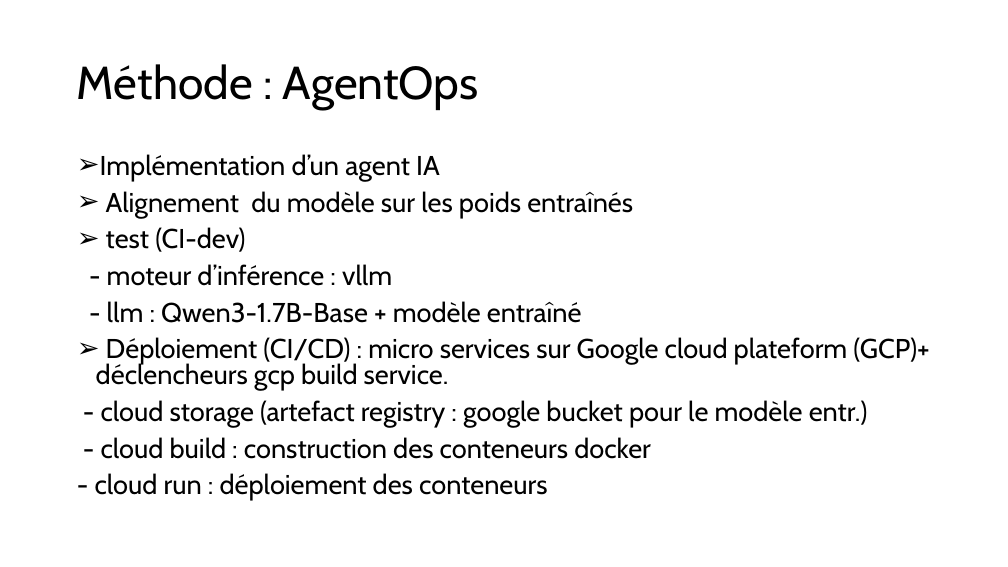
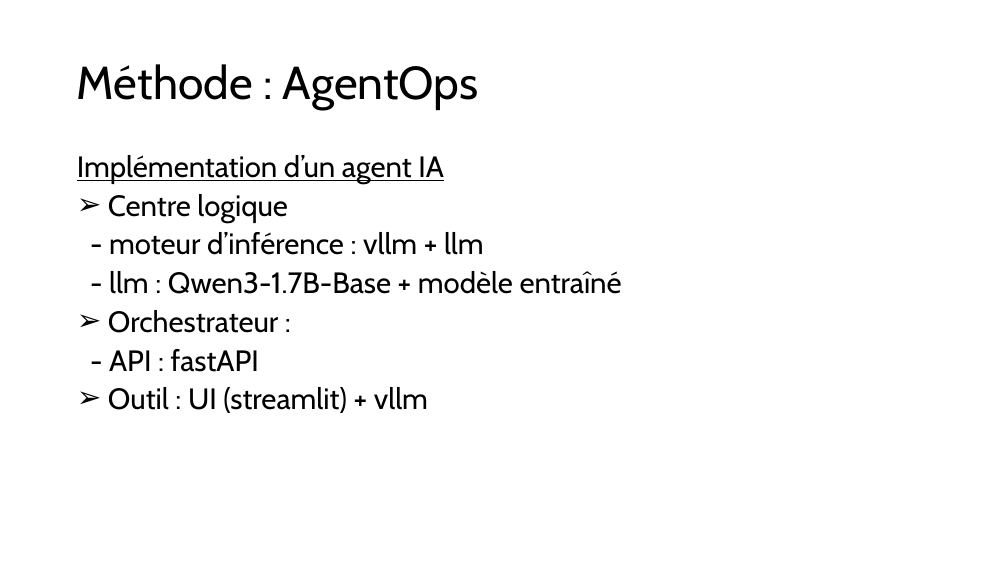
Before and after one commit to AIEngOc2025/agent-triage-hospitalier, a slide deck: slide 6 of Presentation1.pptx. Drawn at 1008x567 pixels with LibreOffice and Linux fonts; fonts in the diff are those of the drawing. Boxes give left, top, right and bottom in pixels: in the first picture for what was removed or moved away, otherwise in the second. Text is boxed around its words. In the diff, an @@ line names an element or a change of style, - is before the commit and + after.

Commit message:
feat: implémentation architecture agentique et dialogue itératif

```diff
--- a/Presentation1.pptx
+++ b/Presentation1.pptx
@@ text at <box>77,155,622,294</box>: size 25.9 to 28 pt in "Implémentation d’un agent IA", "- llm : Qwen3-1.7B-Base + modèle entraîné"; underline on in "Implémentation d’un agent IA"; bullet ➢ to none @@
@@ text at <box>108,194,484,255</box>: text changed; size 25.9 to 28 pt @@
-➢ Alignement du modèle sur les poids entraînés
-➢ test (CI-dev)
-- moteur d’inférence : vllm
+➢ Centre logique
+- moteur d’inférence : vllm + llm
@@ text at <box>108,310,428,413</box>: text changed; size 25.9 to 28 pt @@
-➢ Déploiement (CI/CD) : micro services sur Google cloud plateform (GCP)+ déclencheurs gcp build service.
-- cloud storage (artefact registry : google bucket pour le modèle entr.)
-- cloud build : construction des conteneurs docker
-- cloud run : déploiement des conteneurs
+➢ Orchestrateur :
+- API : fastAPI
+➢ Outil : UI (streamlit) + vllm
```
Also in this commit, not shown: 4 other slides changed, 21 other files.
